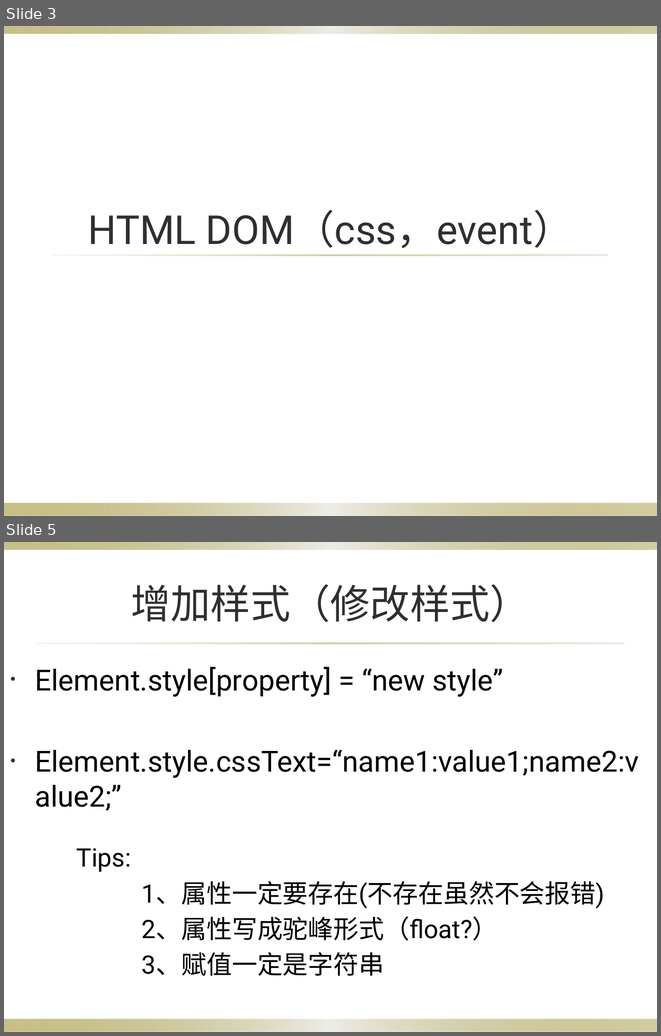
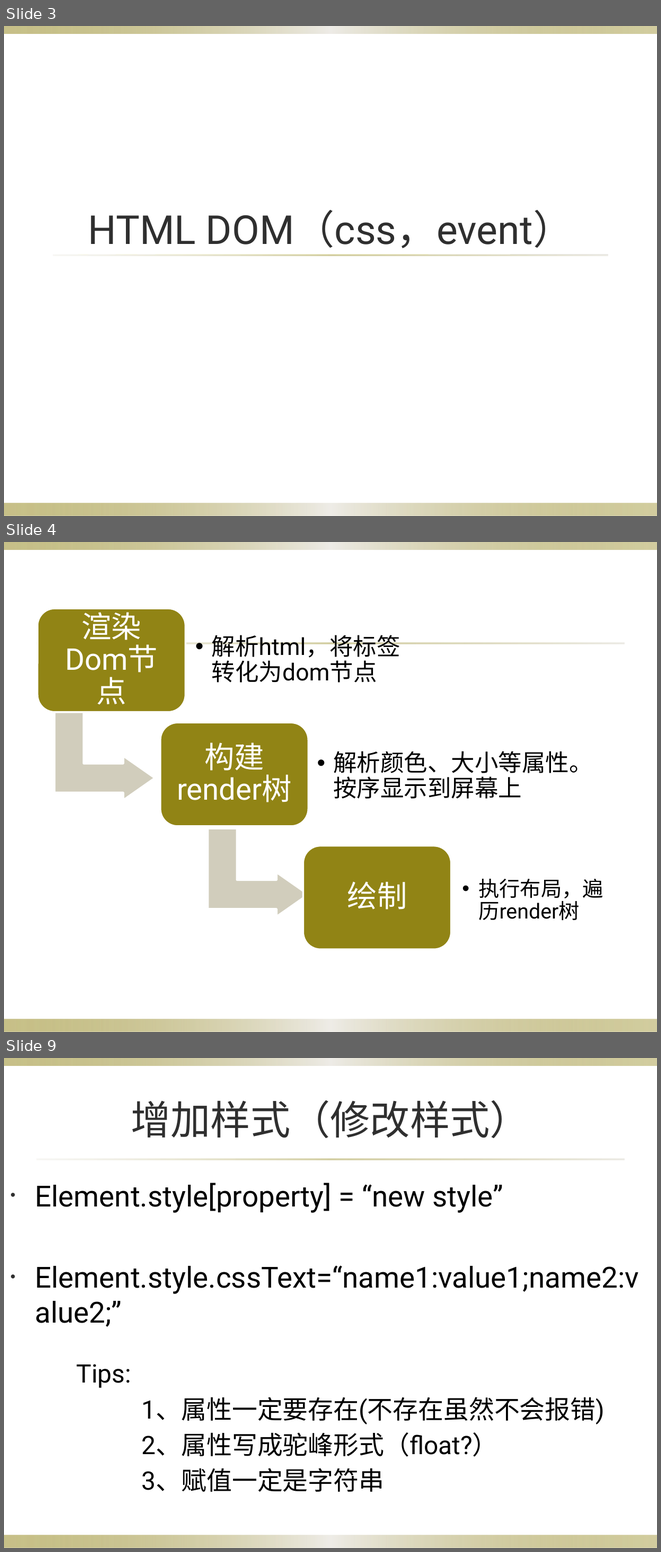
Before and after one commit to yangzcheung/yangzcheung, a slide deck: Dom/HTML DOM（css，event）.pptx. Shown one above the other, each under a label of ours: slides 3 and 5 before the commit, slides 3, 4 and 9 after it; the slides between them are not shown. The pictures are 661x1036 and 661x1552 pixels, drawn with LibreOffice and Linux fonts; fonts in the diff are those of the drawing; background and template pictures are left out. Boxes give left, top, right and bottom in pixels: in the first picture for what was removed or moved away, otherwise in the second. Text is boxed around its words. In the diff, an @@ line names an element or a change of style, - is before the commit and + after.

```diff
--- a/Dom/HTML DOM（css，event）.pptx
+++ b/Dom/HTML DOM（css，event）.pptx
@@ slide 4 added at (x1=4, y1=542, x2=657, y2=1032), background picture (left out); not listed: 3 template elements that a slide beside it also shows @@
@@ group added at (x1=37, y1=607, x2=603, y2=950): 6 texts, 3 rounded rectangles, 2 bent up arrows @@
+渲染Dom节点
+  •• 解析html，将标签转化为dom节点
+构建render树
+  •• 解析颜色、大小等属性。按序显示到屏幕上
+绘制
+  •• 执行布局，遍历render树
@@ what was slide 5 is now slide 9 @@
```
Also in this commit, not shown: 7 slides changed, 7 other slides added, 2 slides removed, 3 other files.
